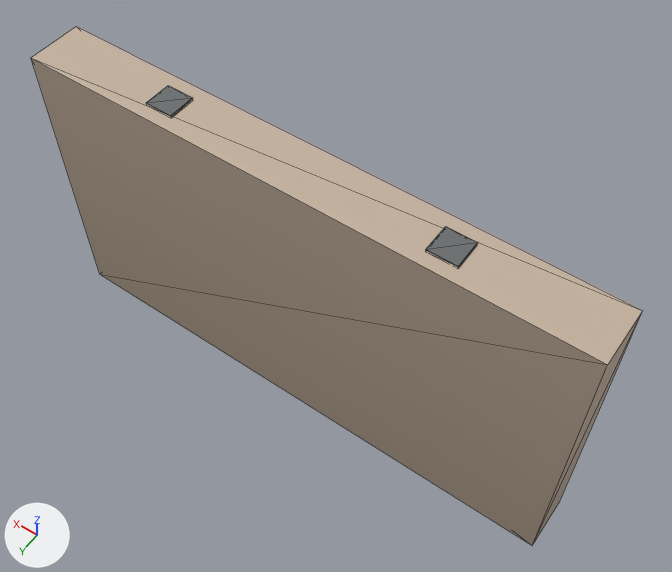
The glTF model models/kit/halfWall_regocrete.glb as it was, and as the next commit left it.
Camera for both pictures: a 50 mm camera at (-1.19, 1.49, 2.99) aimed at (-0.08, -0.06, 0.56). The lights are fixed; the arrows at lower left show +X, +Y and +Z. The older version comes first. Mesh edges are drawn as thin lines. Vertices at exactly the same position are counted once.

In view in the first picture: 'halfWall_regocrete'.
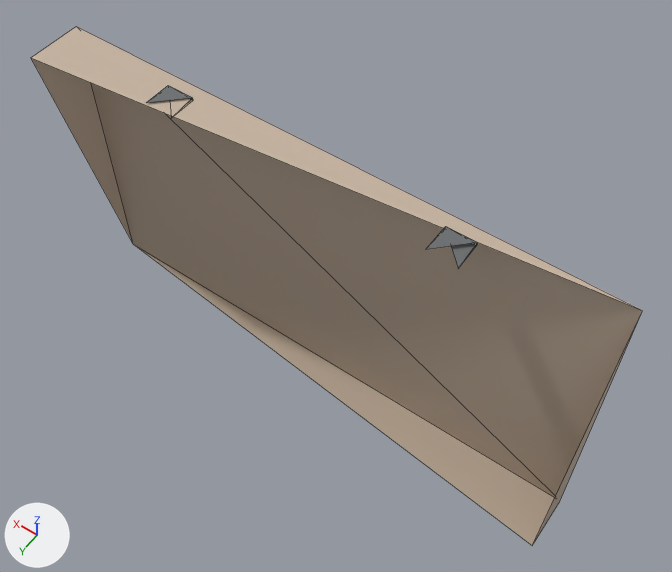
Patch to the scene script:
```diff
--- a/models/kit/halfWall_regocrete.glb.py
+++ b/models/kit/halfWall_regocrete.glb.py
@@ me_base @@
 # used by ob_halfwall_regocrete; location = (0.0, 0.0, 0.0)
-me_base.from_pydata(...)  # 24 vertices, 36 faces; spans x -1.0..1.0, y -0.1..0.1, z 0.0..1.11
+me_base.from_pydata(...)  # 18 vertices, 18 faces; spans x -1.0..1.0, y -0.1..0.1, z 0.0..1.11
+# me_base part 1
+# 6 vertices are removed from x -1.0..1.0, y 0.05..0.1, z 0.0..1.11
+# 18 faces are deleted
 me_base.materials.append(mat_concrete)
```

Boxes [x1, y1, x2, y2] around the edits, measured in the pictures (672 x 572 px):
part 1 of me_base, deleted (brown)
    before: [31, 58, 642, 545]
